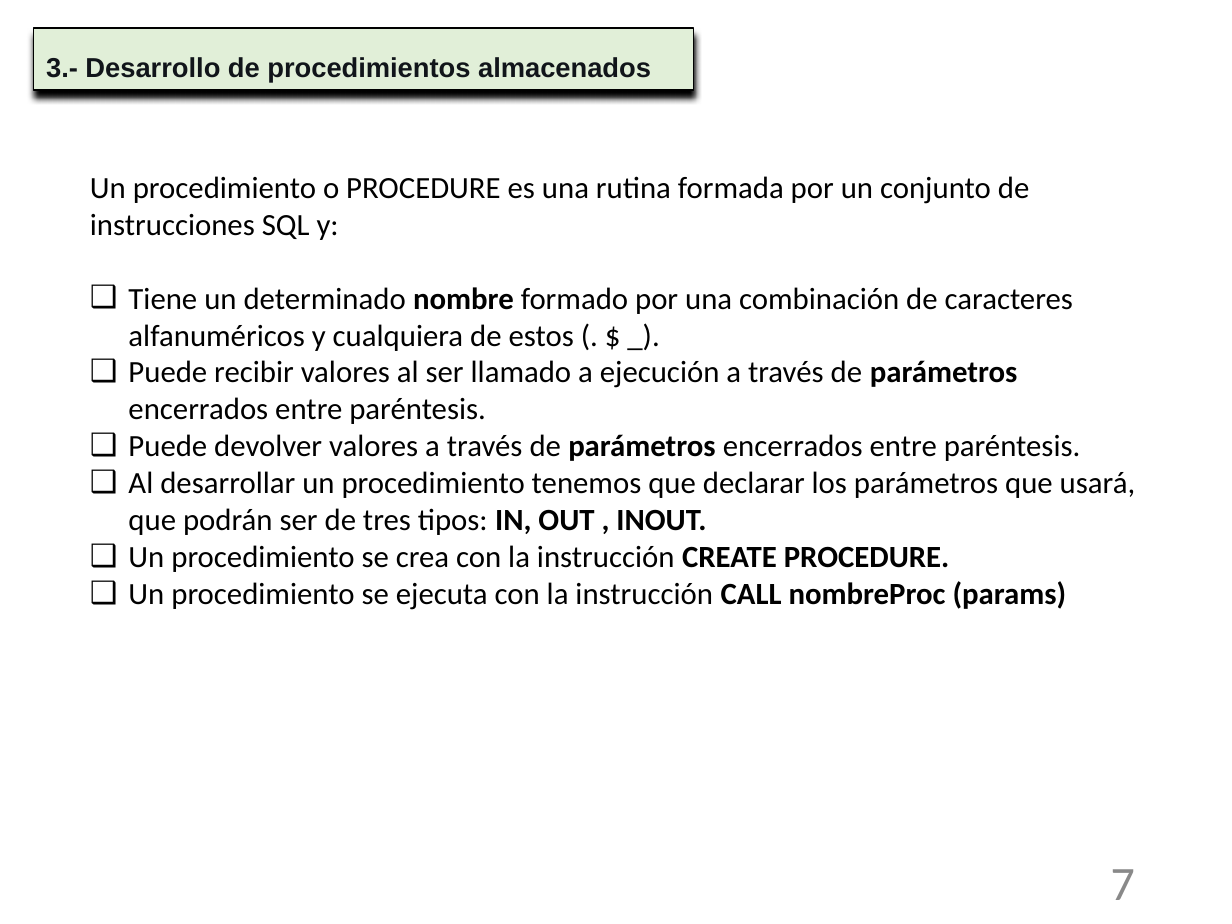
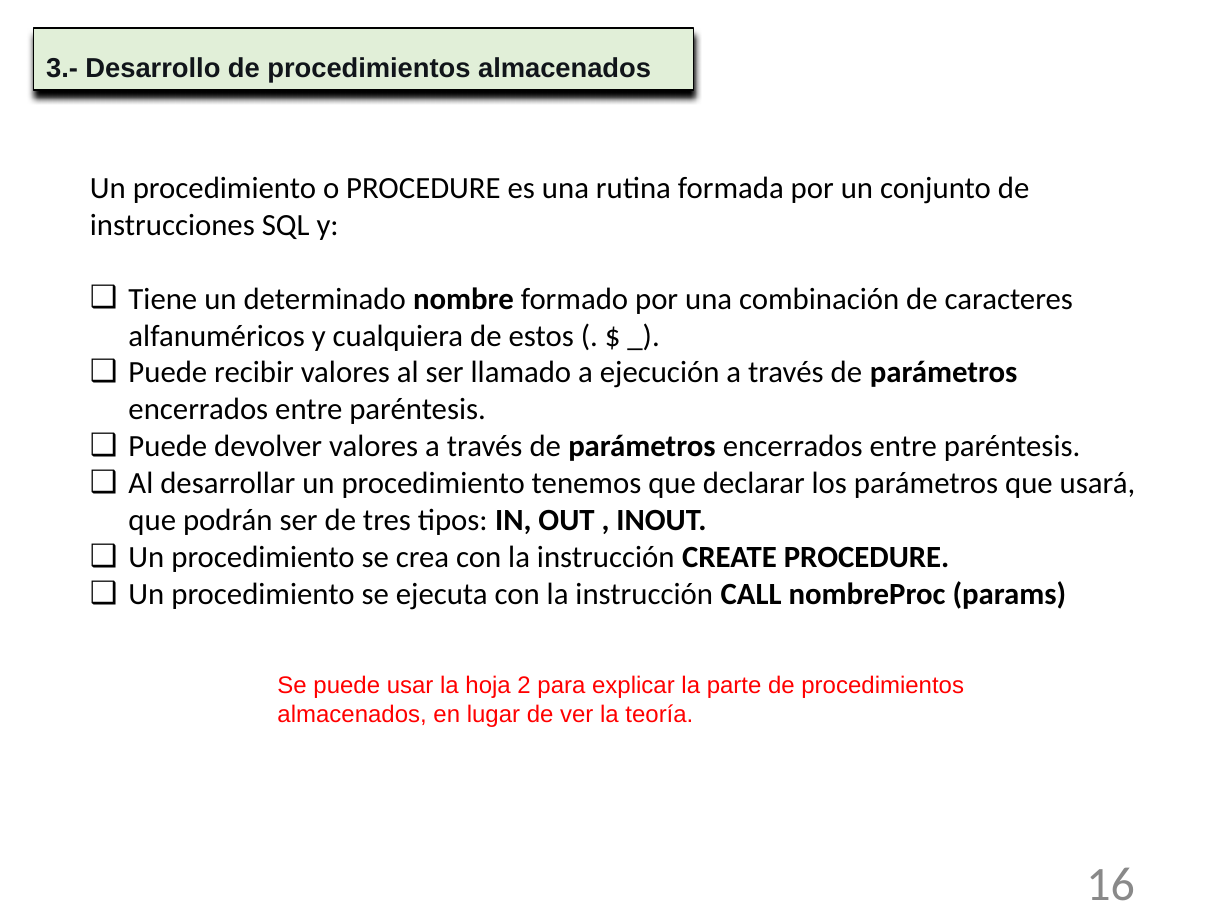
Before and after one commit to NuriaCelis/GestionBasesDatos2223, a slide deck: slide 16 of Tema6/Unidad 8-Programacion de BD.pptx (slide 7 before the commit). Drawn at 1232x924 pixels with LibreOffice and Linux fonts; fonts in the diff are those of the drawing. Boxes give left, top, right and bottom in pixels: in the first picture for what was removed or moved away, otherwise in the second. Text is boxed around its words. In the diff, an @@ line names an element or a change of style, - is before the commit and + after.

```diff
--- a/Tema6/Unidad 8-Programacion de BD.pptx
+++ b/Tema6/Unidad 8-Programacion de BD.pptx
@@ text added at bbox=[277, 675, 964, 727], 14 pt, text #FF0000 @@
+Se puede usar la hoja 2 para explicar la parte de procedimientos almacenados, en lugar de ver la teoría.
@@ page number at bbox=[1086, 867, 1134, 900]: text changed @@
-7
+16
```
Also in this commit, not shown: 2 other slides changed, 9 slides added, 3 other files.
